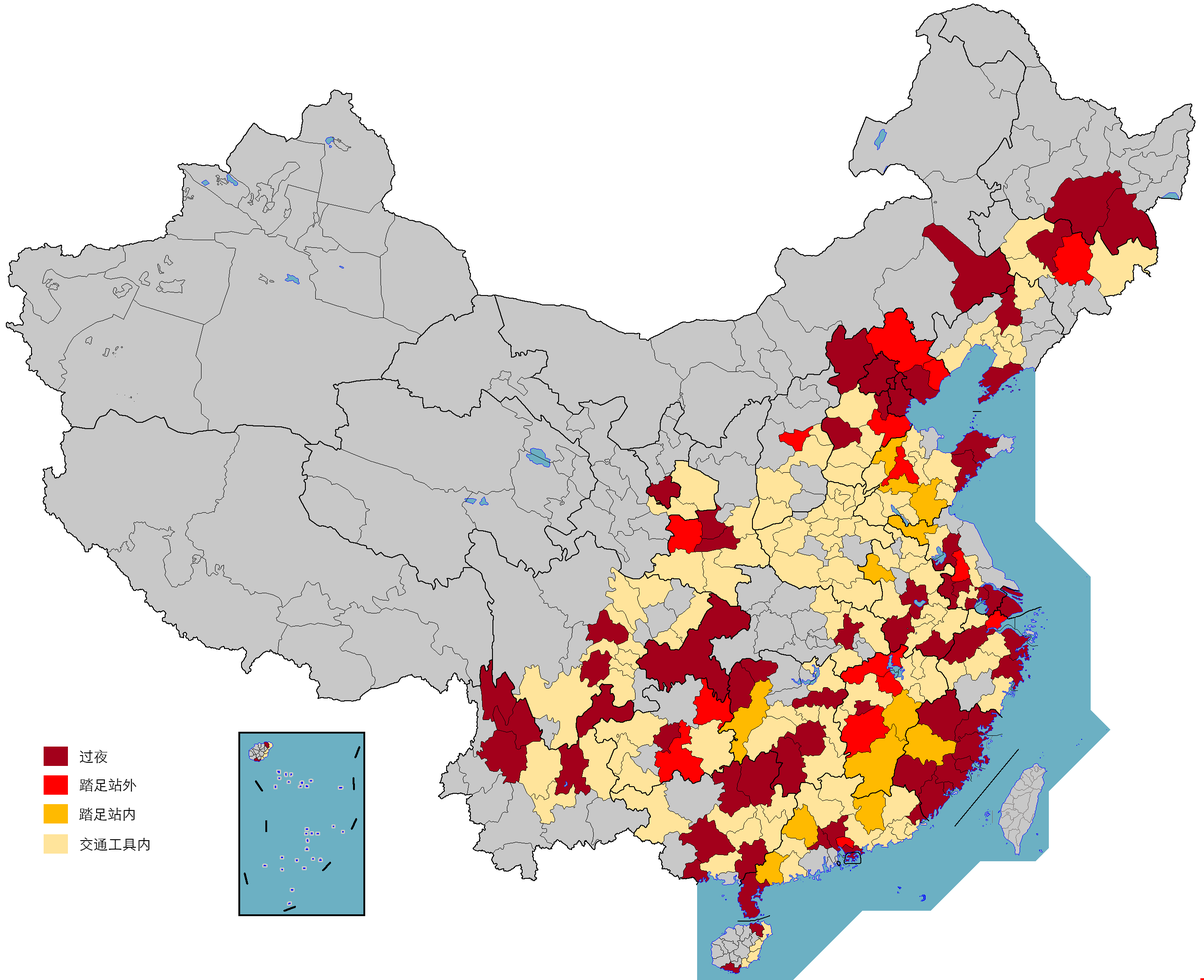
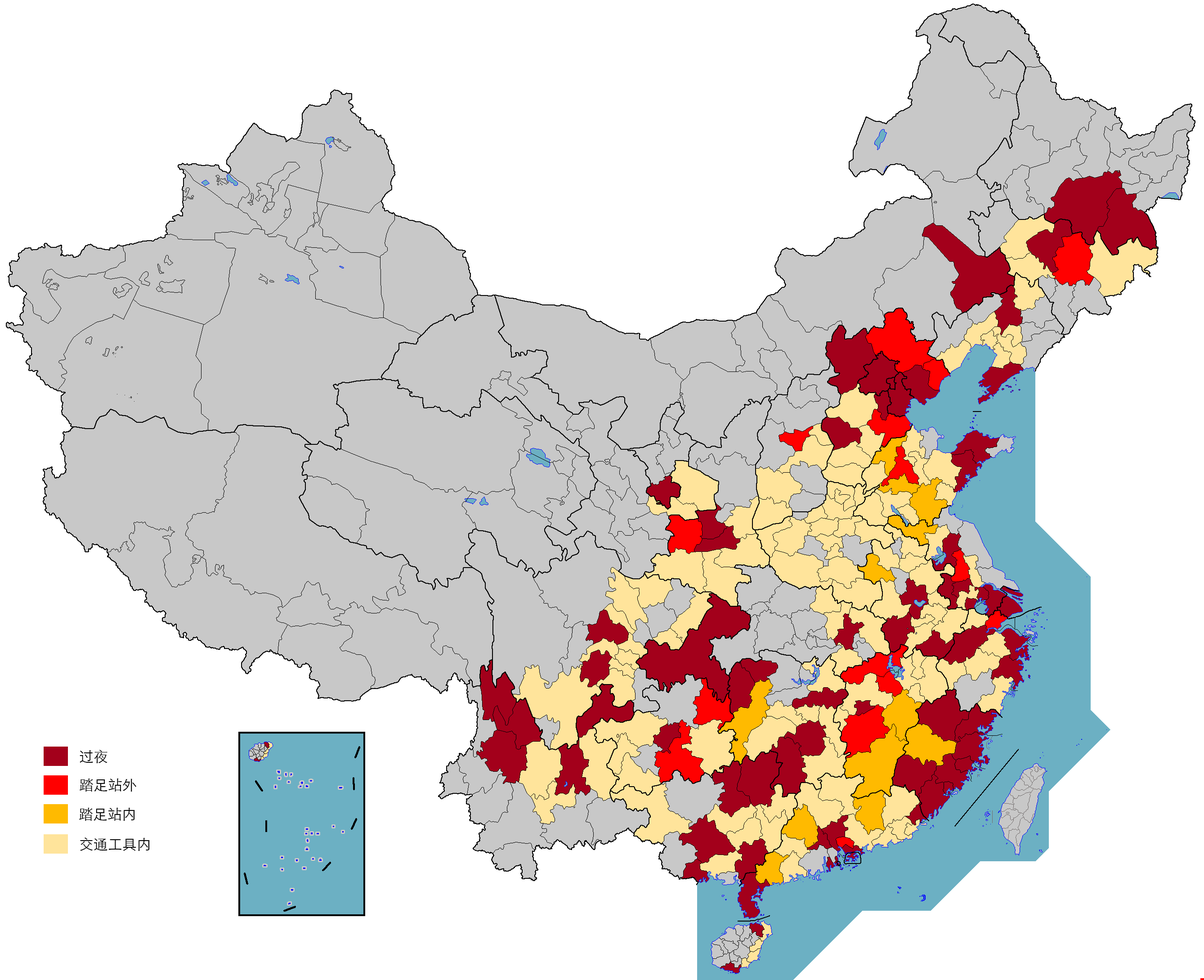
Comparing the layer stacks of the two 1204px x 980px images. Changes:
painted on "Background" over (826, 855, 857, 872)
